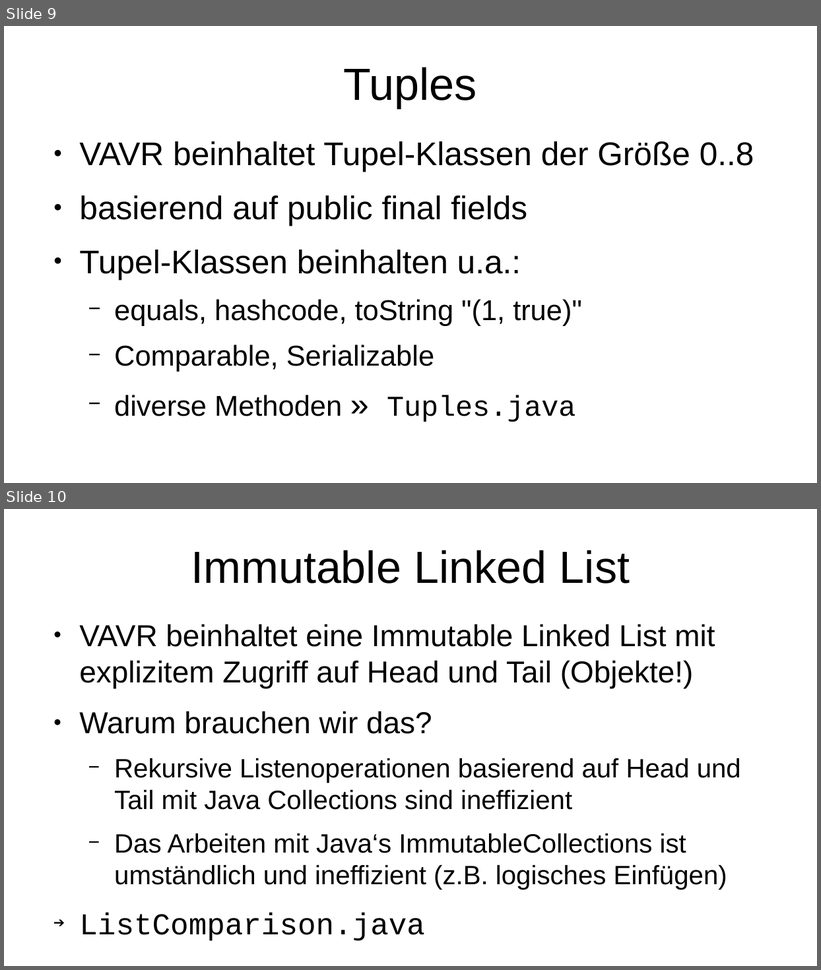
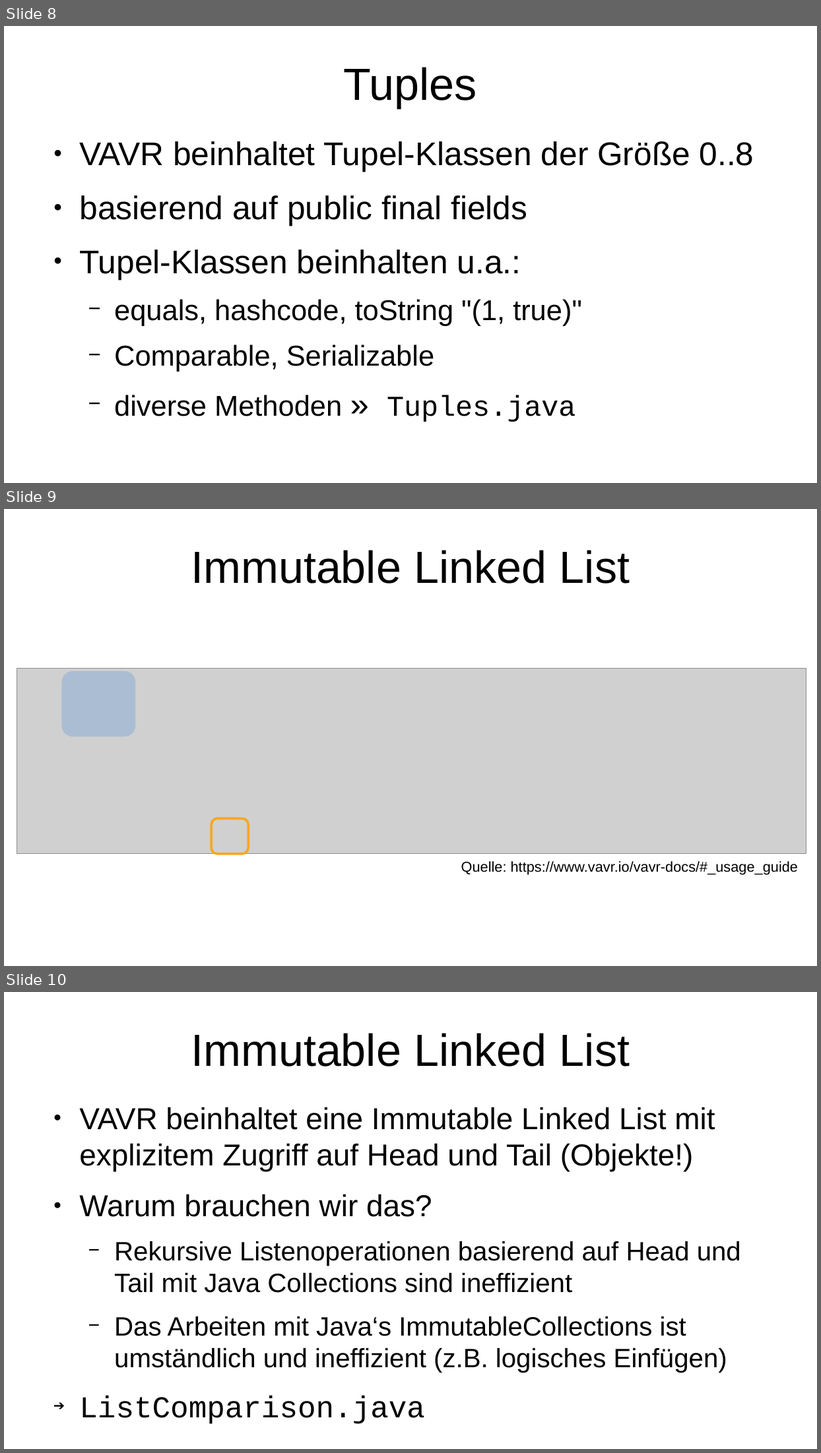
Before and after one commit to p3et/vavr-demo, a slide deck: coffee talk.odp. Shown one above the other, each under a label of ours: slides 9 and 10 before the commit, slides 8, 9 and 10 after it. The pictures are 821x970 and 821x1453 pixels, drawn with LibreOffice and Linux fonts; fonts in the diff are those of the drawing; grey boxes stand for pictures. Boxes give left, top, right and bottom in pixels: in the first picture for what was removed or moved away, otherwise in the second. Text is boxed around its words. In the diff, an @@ line names an element or a change of style, - is before the commit and + after.

```diff
--- a/coffee talk.odp
+++ b/coffee talk.odp
@@ slide 9 added at [4,509,817,966], background #FFFFFF @@
@@ title added at [191,550,630,584], 44 pt, text #000000 @@
+Immutable Linked List
@@ picture added at [17,668,807,854] @@
@@ rounded rectangle added at [61,671,135,737], fill #7DA7D8 at 44% opacity @@
@@ rounded rectangle added at [211,819,248,854], outline #FAA61A 2.3 pt @@
@@ text added at [461,861,798,875], 14 pt, text #000000 @@
+Quelle: https://www.vavr.io/vavr-docs/#_usage_guide
@@ what was slide 9 is now slide 8 @@
```
Also in this commit, not shown: 1 slide changed, 6 other slides added, 4 slides removed.
